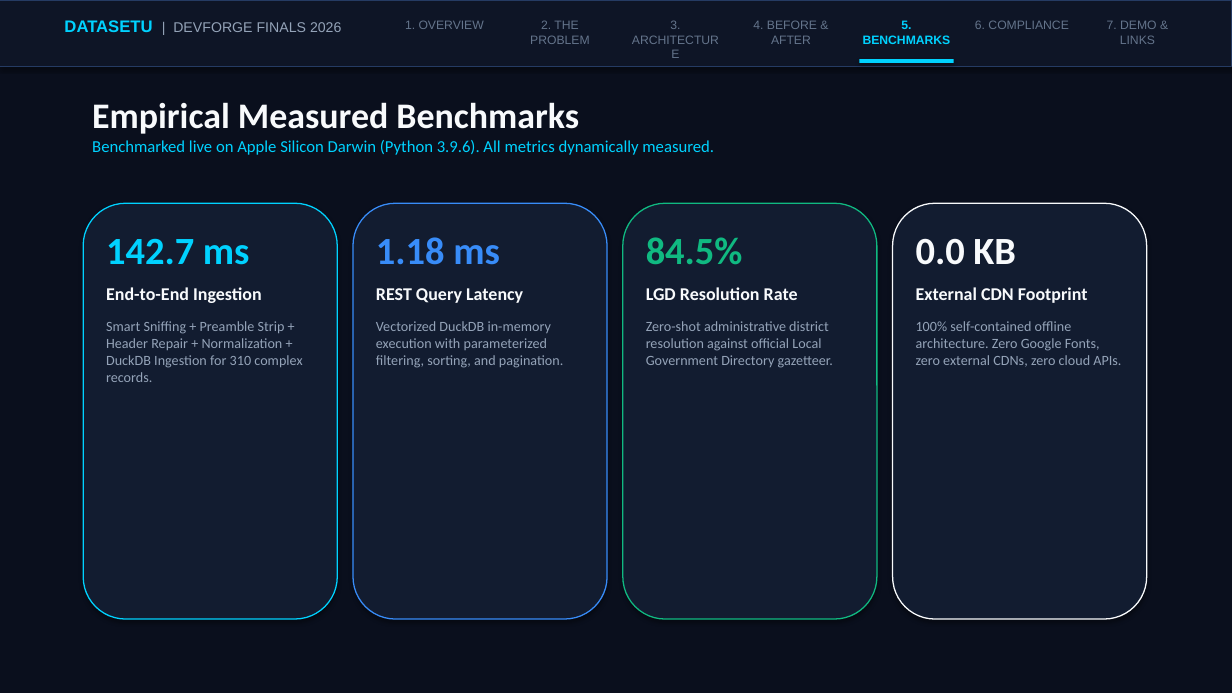
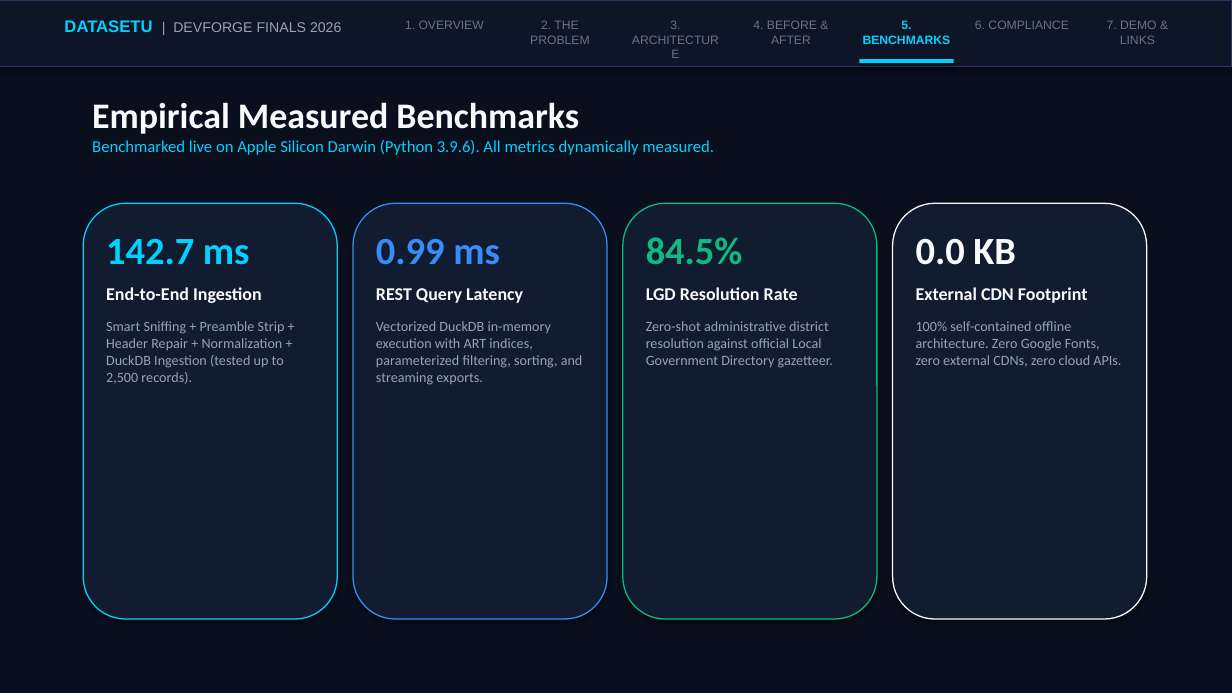
Before and after one commit to garv-sanveria/datasetu, a slide deck: slide 5 of docs/DataSetu_DevForge_Finals.pptx. Drawn at 1232x693 pixels with LibreOffice and Linux fonts; fonts in the diff are those of the drawing. Boxes give left, top, right and bottom in pixels: in the first picture for what was removed or moved away, otherwise in the second. Text is boxed around its words. In the diff, an @@ line names an element or a change of style, - is before the commit and + after.

Commit message:
feat(core): scale master dataset to 2500 multi-sector records, add multi-format streaming exports, ART indexing, and data.gov.in flaw crusher

```diff
--- a/docs/DataSetu_DevForge_Finals.pptx
+++ b/docs/DataSetu_DevForge_Finals.pptx
@@ text at (376,238,500,265): text changed @@
-1.18 ms
+0.99 ms
@@ text at (106,321,285,384): text changed @@
-Smart Sniffing + Preamble Strip + Header Repair + Normalization + DuckDB Ingestion for 310 complex records.
+Smart Sniffing + Preamble Strip + Header Repair + Normalization + DuckDB Ingestion (tested up to 2,500 records).
@@ text at (376,321,583,385): text changed @@
-Vectorized DuckDB in-memory execution with parameterized filtering, sorting, and pagination.
+Vectorized DuckDB in-memory execution with ART indices, parameterized filtering, sorting, and streaming exports.
```
Also in this commit, not shown: 1 other slide changed, 13 other files.
